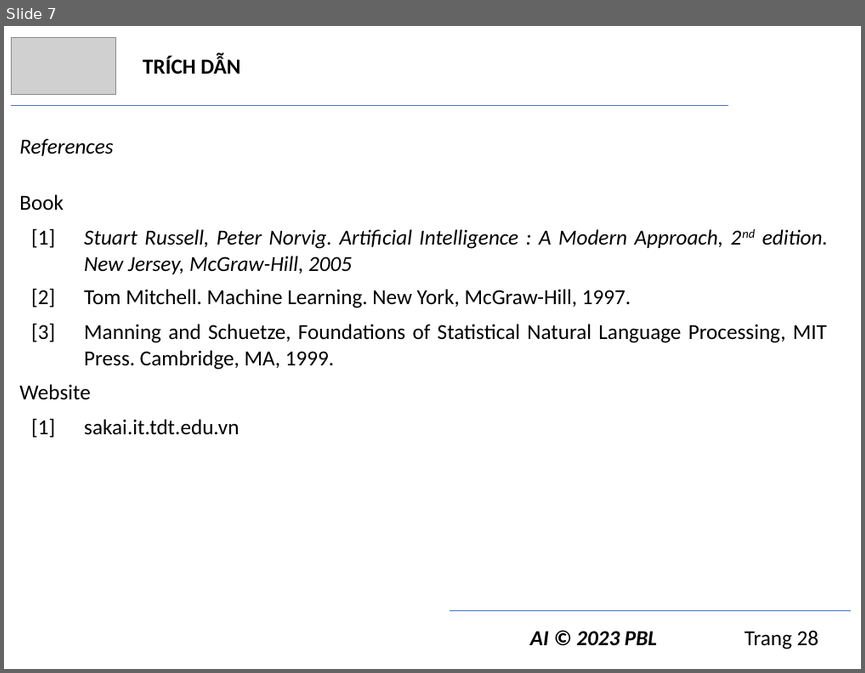
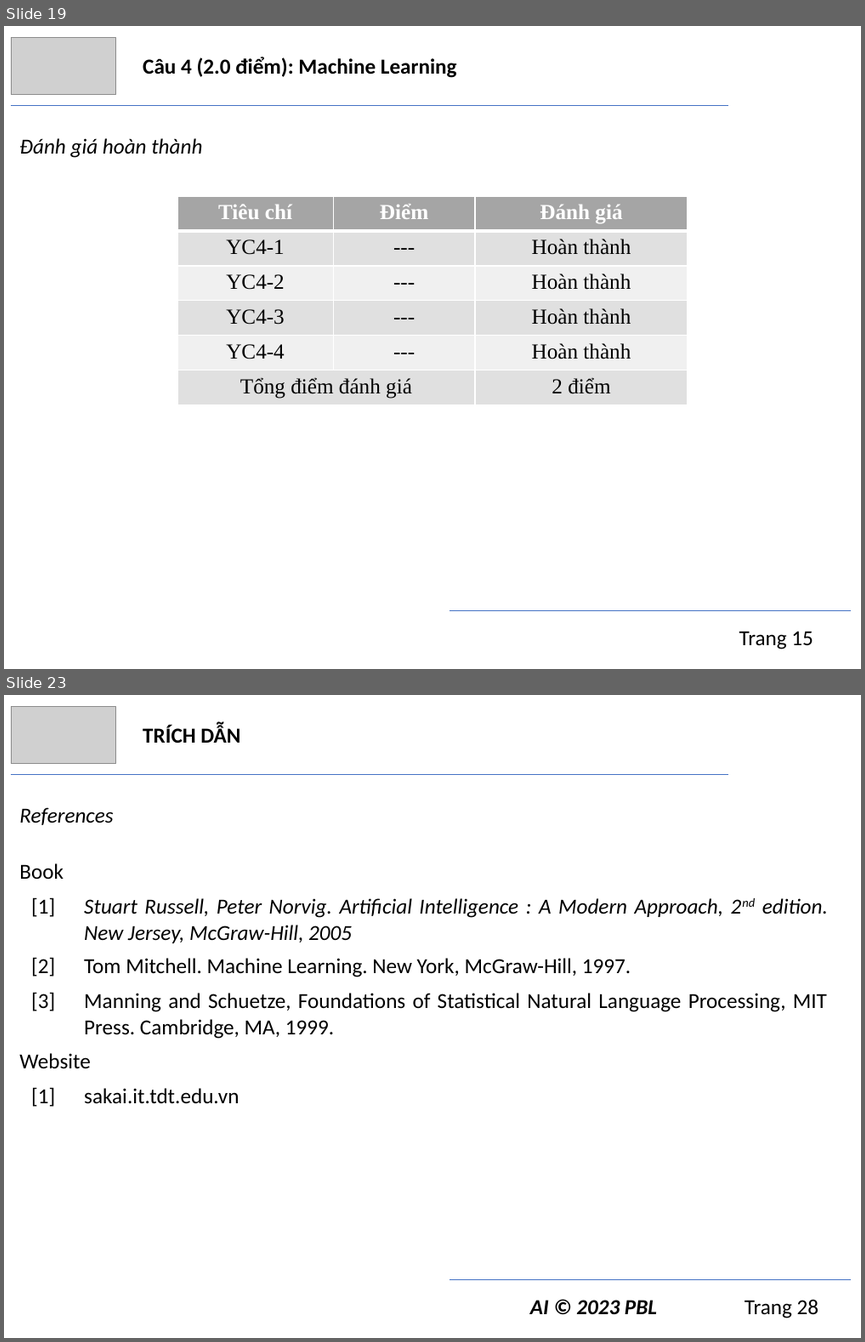
Before and after one commit to trngbro/AI, a slide deck: present/final/presentation.pptx. Shown one above the other, each under a label of ours: slide 7 before the commit, slides 19 and 23 after it; the slides between them are not shown. The pictures are 865x673 and 865x1342 pixels, drawn with LibreOffice and Linux fonts; fonts in the diff are those of the drawing; grey boxes stand for pictures. Boxes give left, top, right and bottom in pixels: in the first picture for what was removed or moved away, otherwise in the second. Text is boxed around its words. In the diff, an @@ line names an element or a change of style, - is before the commit and + after.

Commit message:
final present v1
Chưa chỉnh số trang, chưa cập nhật phân chia công việc

```diff
--- a/present/final/presentation.pptx
+++ b/present/final/presentation.pptx
@@ slide 19 added at (4,26,861,669), background #FFFFFF @@
@@ picture added at (11,37,115,95) @@
@@ text added at (143,57,457,78), 18 pt, text #000000, bold @@
+Câu 4 (2.0 điểm): Machine Learning
@@ line added from (11, 106) to (728, 106), #4472C4 0.5 pt @@
@@ text added at (19,138,202,158), 18 pt, text #000000, italic @@
+Đánh giá hoàn thành
@@ table added at (177,197,687,405), 6 rows, 3 columns @@
+Tiêu chí | Điểm | Đánh giá
+YC4-1 | --- | Hoàn thành
+YC4-2 | --- | Hoàn thành
+YC4-3 | --- | Hoàn thành
+YC4-4 | --- | Hoàn thành
+Tổng điểm đánh giá |  | 2 điểm
@@ line added from (449, 610) to (851, 610), #4472C4 0.5 pt @@
@@ text added at (739,630,813,649), 18 pt, text #000000 @@
+Trang 15
@@ what was slide 7 is now slide 23 @@
```
Also in this commit, not shown: 15 other slides added, 2 other files.
